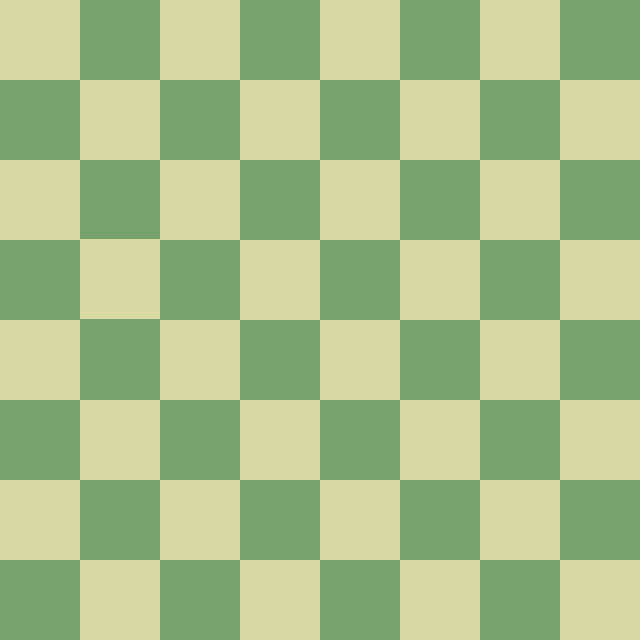
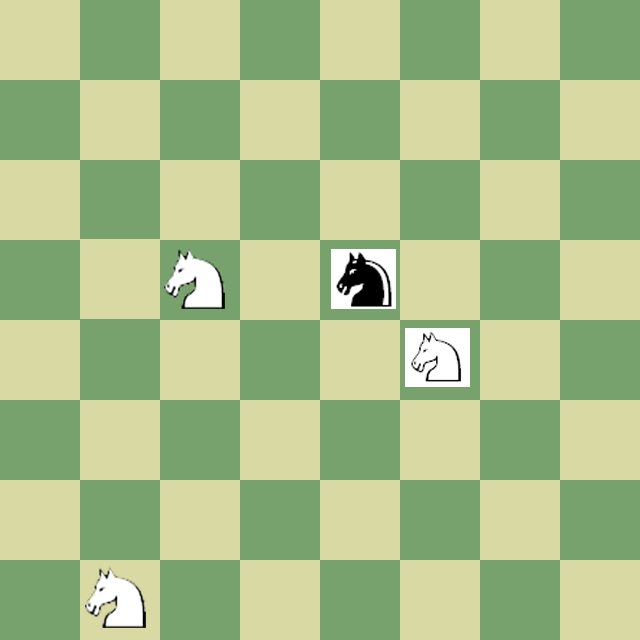
Revision of a layered (640, 640) image; what changed, layer by layer:
moved "Layer 12" above "Layer 14", painted on it over [164, 247, 470, 387]
painted on "Layer 14" over [85, 566, 146, 628]
painted on "Layer 13" over [164, 247, 225, 309]
painted on "Layer 11" over [164, 247, 396, 309]
painted on "Layer 10" over [85, 247, 470, 628]
removed layer "Layer 2" over [85, 247, 470, 628]
